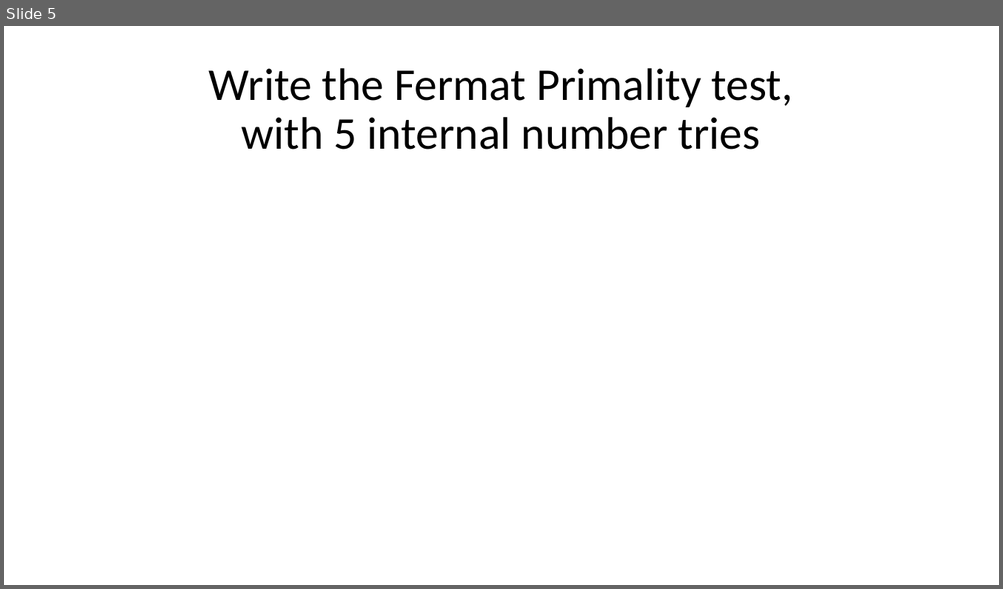
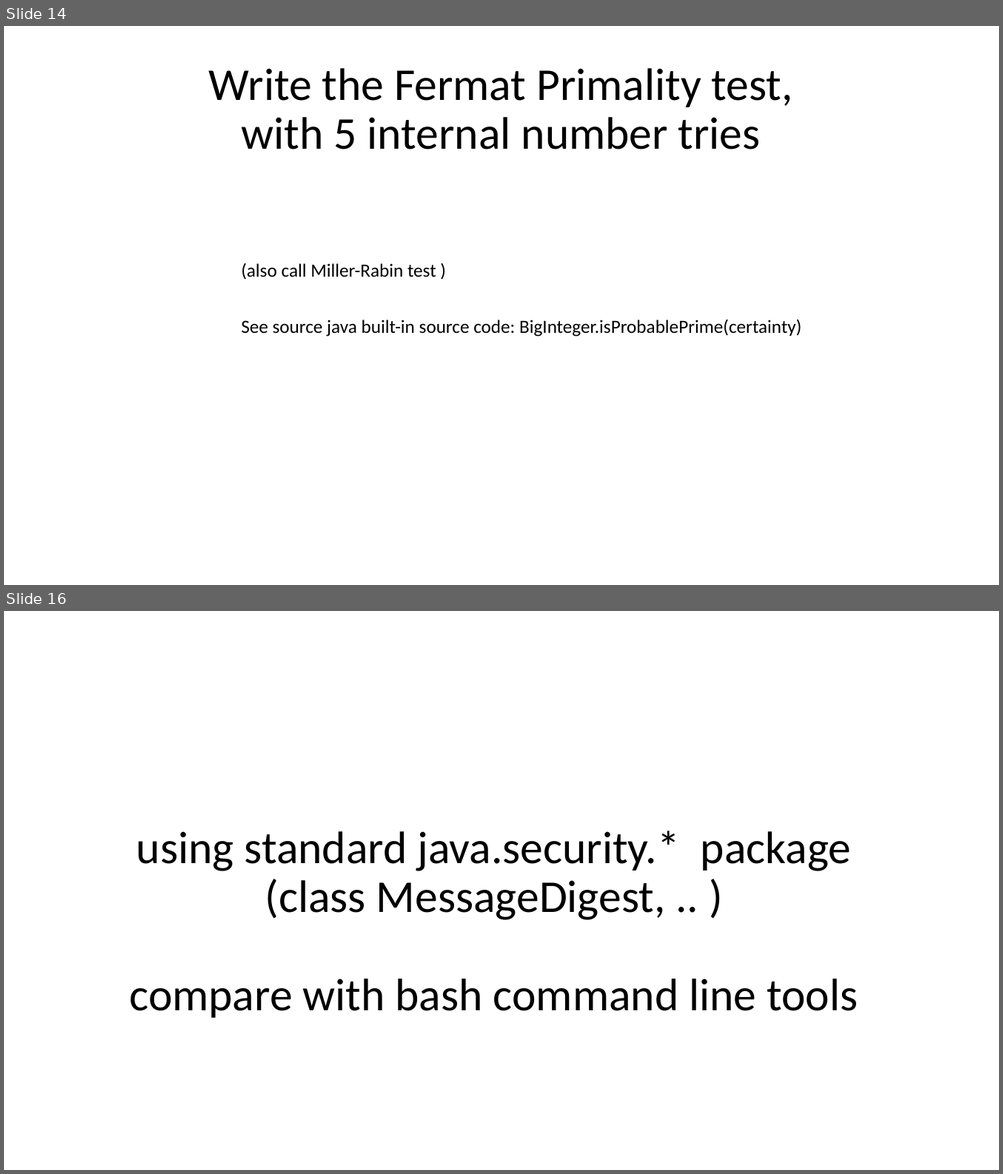
Before and after one commit to Arnaud-Nauwynck/presentations, a slide deck: security/hands-on/Security-TD4-cryptography-prime-numbers.pptx. Shown one above the other, each under a label of ours: slide 5 before the commit, slides 14 and 16 after it; the slides between them are not shown. The pictures are 1003x589 and 1003x1174 pixels, drawn with LibreOffice and Linux fonts; fonts in the diff are those of the drawing. Boxes give left, top, right and bottom in pixels: in the first picture for what was removed or moved away, otherwise in the second. Text is boxed around its words. In the diff, an @@ line names an element or a change of style, - is before the commit and + after.

```diff
--- a/security/hands-on/Security-TD4-cryptography-prime-numbers.pptx
+++ b/security/hands-on/Security-TD4-cryptography-prime-numbers.pptx
@@ slide 16 added at (x1=4, y1=611, x2=999, y2=1170), background #FFFFFF @@
@@ title added at (x1=129, y1=831, x2=857, y2=1018), 44 pt, text #000000 @@
+using standard java.security.* package
+(class MessageDigest, .. )
+compare with bash command line tools
@@ what was slide 5 is now slide 14 @@
@@ slide 14 changed as well @@
@@ text added at (x1=241, y1=263, x2=436, y2=280), 18 pt, text #000000 @@
+(also call Miller-Rabin test )
@@ text added at (x1=241, y1=319, x2=801, y2=337), 18 pt, text #000000 @@
+See source java built-in source code: BigInteger.isProbablePrime(certainty)
```
Also in this commit, not shown: 5 other slides changed, 21 other slides added, 3 slides removed, 23 other files.
